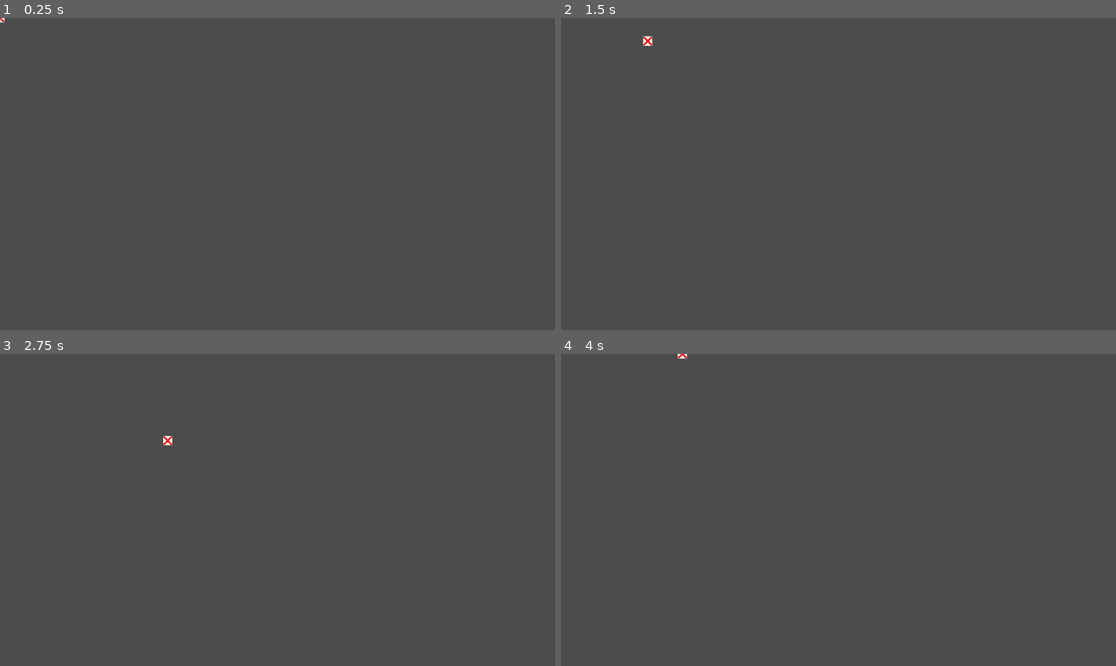
Above: before the commit, frames 1-4 (two rows, left to right).
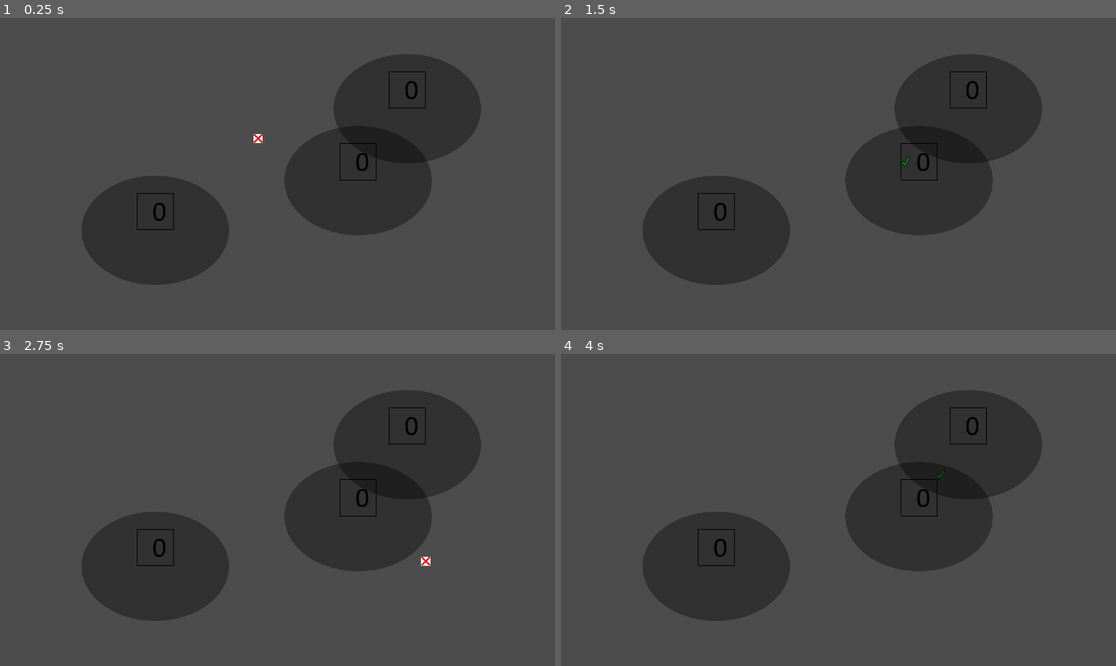
Above: after the commit, the same moments.

Repository: sksmith/ATreeKilledMyFather
Game: Godot game, scene res://forest/ForestTest.tscn
The game is run twice, just before and just after one commit, with the same random seed, the same clock (stepped at 60 frames per second) and the same inputs. This scene is started directly instead of the project's main scene.
Inputs:
- Up to frame 1 (0.25 s): no input
- Up to frame 2 (1.5 s): tap Enter at 0.5 s; hold D (f_move_right) 0.53-1.28 s; hold S (f_move_down) from 1.28 s (still down)
- Up to frame 3 (2.75 s): release S (f_move_down) at 2.03 s; hold D (f_move_right) from 2.03 s (still down)
- Up to frame 4 (4 s): release D (f_move_right) at 2.78 s; hold W (f_move_up) 2.78-3.53 s; tap Space at 3.5 s; hold A (f_move_left) from 3.53 s (still down)

The runs differ from the first frame. In frame 1, 21% of the frame differs, in the area x 0-87%, y 0-86%; in frame 2, 21%; in frame 3, 21%, in the area x 14-87%, y 11-86%; in frame 4, 21%.

Commit message:
Planting ranges

Diff:
--- a/forest/ForestCursor.gd
+++ b/forest/ForestCursor.gd
@@ -3,7 +3,7 @@
 
 export var speed = 400 # How fast the player will move (pixels/sec).
 var screen_size # Size of the game window.
-
+var can_plant_tree = false
 
 # Called when the node enters the scene tree for the first time.
 func _ready():
@@ -23,3 +23,32 @@
 #		$AnimatedSprite.play()
 #	else:
 #		$AnimatedSprite.stop()
+
+
+func _on_ForestCursor_area_entered(area):
+	_set_can_plant()
+
+
+func _on_ForestCursor_area_exited(area):
+	_set_can_plant()
+
+func _set_can_plant():
+	if _can_plant():
+		can_plant_tree = true
+		$AnimatedSprite.play("plant")
+	else:
+		can_plant_tree = false
+		$AnimatedSprite.play("no")
+
+func _can_plant():
+	var areas = get_overlapping_areas()
+	var in_planting_range = false
+	var in_tree = false
+	for a in areas:
+		if a.is_in_group("tree"):
+			in_tree = true
+			break
+		if a.is_in_group("plant_range"):
+			in_planting_range = true
+
+	return in_planting_range && !in_tree
--- a/forest/ForestCursor.tscn
+++ b/forest/ForestCursor.tscn
@@ -1,7 +1,8 @@
-[gd_scene load_steps=5 format=2]
+[gd_scene load_steps=6 format=2]
 
 [ext_resource path="res://forest/cursor-no.png" type="Texture" id=1]
 [ext_resource path="res://forest/ForestCursor.gd" type="Script" id=2]
+[ext_resource path="res://forest/cursor-plant.png" type="Texture" id=3]
 
 [sub_resource type="SpriteFrames" id=1]
 animations = [ {
@@ -9,12 +10,20 @@
 "loop": true,
 "name": "no",
 "speed": 5.0
+}, {
+"frames": [ ExtResource( 3 ) ],
+"loop": true,
+"name": "plant",
+"speed": 5.0
 } ]
 
 [sub_resource type="CircleShape2D" id=2]
 radius = 5.0
 
 [node name="ForestCursor" type="Area2D"]
+collision_layer = 65536
+collision_mask = 65537
+input_pickable = false
 script = ExtResource( 2 )
 __meta__ = {
 "_edit_group_": true
@@ -26,3 +35,6 @@
 
 [node name="CollisionShape2D" type="CollisionShape2D" parent="."]
 shape = SubResource( 2 )
+
+[connection signal="area_entered" from="." to="." method="_on_ForestCursor_area_entered"]
+[connection signal="area_exited" from="." to="." method="_on_ForestCursor_area_exited"]
--- a/forest/ForestTest.tscn
+++ b/forest/ForestTest.tscn
@@ -1,7 +1,18 @@
-[gd_scene load_steps=2 format=2]
+[gd_scene load_steps=3 format=2]
 
 [ext_resource path="res://forest/ForestCursor.tscn" type="PackedScene" id=1]
+[ext_resource path="res://forest/PlantedTree.tscn" type="PackedScene" id=2]
 
 [node name="Node2D" type="Node2D"]
 
 [node name="ForestCursor" parent="." instance=ExtResource( 1 )]
+position = Vector2( 893, 417 )
+
+[node name="PlantedTree" parent="." instance=ExtResource( 2 )]
+position = Vector2( 1409, 249 )
+
+[node name="PlantedTree2" parent="." instance=ExtResource( 2 )]
+position = Vector2( 1239, 498 )
+
+[node name="PlantedTree3" parent="." instance=ExtResource( 2 )]
+position = Vector2( 537, 670 )
--- /dev/null
+++ b/forest/PlantedTree.tscn
@@ -0,0 +1,52 @@
+[gd_scene load_steps=8 format=2]
+
+[ext_resource path="res://forest/tree-1.png" type="Texture" id=1]
+[ext_resource path="res://forest/tree-0.png" type="Texture" id=2]
+[ext_resource path="res://forest/tree-2.png" type="Texture" id=3]
+[ext_resource path="res://forest/PlantingRange.tscn" type="PackedScene" id=4]
+[ext_resource path="res://forest/tree-3.png" type="Texture" id=5]
+
+[sub_resource type="SpriteFrames" id=1]
+animations = [ {
+"frames": [ ExtResource( 1 ) ],
+"loop": true,
+"name": "sapling",
+"speed": 5.0
+}, {
+"frames": [ ExtResource( 2 ) ],
+"loop": true,
+"name": "seed",
+"speed": 5.0
+}, {
+"frames": [ ExtResource( 3 ) ],
+"loop": true,
+"name": "shrub",
+"speed": 5.0
+}, {
+"frames": [ ExtResource( 5 ) ],
+"loop": true,
+"name": "tree",
+"speed": 5.0
+} ]
+
+[sub_resource type="CapsuleShape2D" id=3]
+radius = 46.0
+height = 18.0
+
+[node name="PlantedTree" type="Node2D"]
+__meta__ = {
+"_edit_group_": true
+}
+
+[node name="PlantingRange" parent="." instance=ExtResource( 4 )]
+
+[node name="Tree" type="Area2D" parent="." groups=["tree"]]
+collision_mask = 3
+
+[node name="AnimatedSprite" type="AnimatedSprite" parent="Tree"]
+frames = SubResource( 1 )
+animation = "seed"
+
+[node name="TrunkCollider" type="CollisionShape2D" parent="Tree"]
+position = Vector2( 0, 23 )
+shape = SubResource( 3 )
--- /dev/null
+++ b/forest/PlantingRange.tscn
@@ -0,0 +1,22 @@
+[gd_scene load_steps=3 format=2]
+
+[ext_resource path="res://forest/planting-range.png" type="Texture" id=1]
+
+[sub_resource type="SpriteFrames" id=1]
+animations = [ {
+"frames": [ ExtResource( 1 ) ],
+"loop": true,
+"name": "idle",
+"speed": 5.0
+} ]
+
+[node name="PlantingRange" type="Area2D" groups=["plant_range"]]
+collision_layer = 65536
+collision_mask = 65536
+
+[node name="CollisionPolygon2D" type="CollisionPolygon2D" parent="."]
+polygon = PoolVector2Array( -1, -125, 62, -118, 124, -100, 173, -74, 221, -30, 248, 20, 256, 60, 247, 116, 223, 161, 179, 201, 121, 231, 56, 250, -1, 254, -71, 247, -137, 225, -195, 187, -236, 137, -253, 83, -250, 25, -217, -34, -159, -82, -101, -107, -51, -120 )
+
+[node name="AnimatedSprite" type="AnimatedSprite" parent="."]
+frames = SubResource( 1 )
+animation = "idle"
Binary file added: forest/cursor-plant.png
Not shown, added: forest/cursor-plant.png.import
Binary file added: forest/planting-range.png
Not shown, added: forest/planting-range.png.import
Binary file added: forest/tree-0.png
Not shown, added: forest/tree-0.png.import
Binary file added: forest/tree-1.png
Not shown, added: forest/tree-1.png.import
Binary file added: forest/tree-2.png
Not shown, added: forest/tree-2.png.import
Binary file added: forest/tree-3.png
Not shown, added: forest/tree-3.png.import
